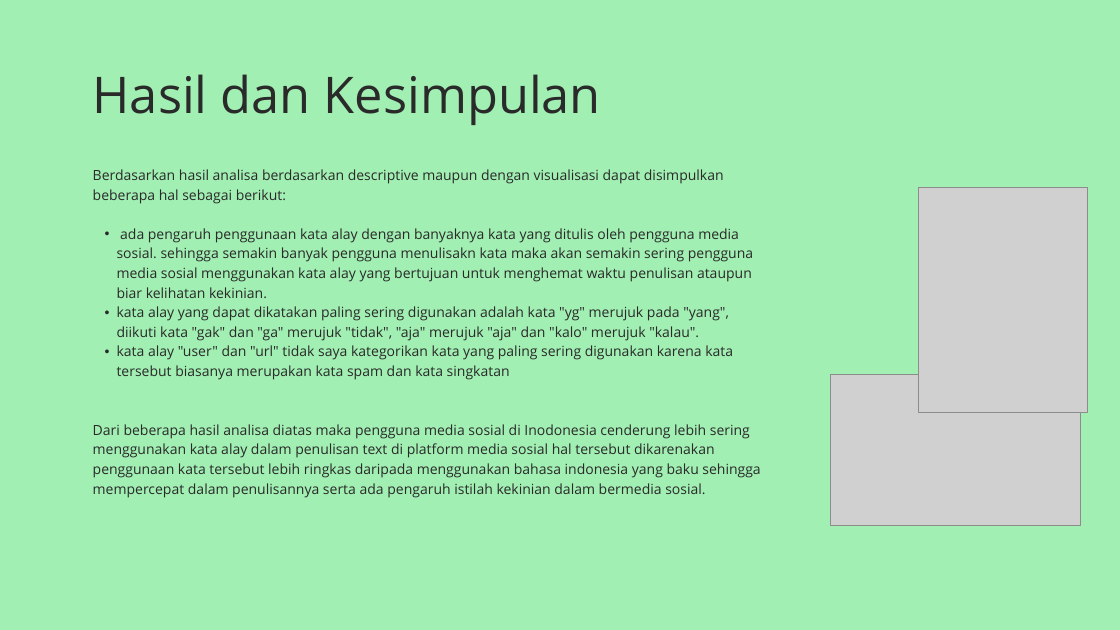
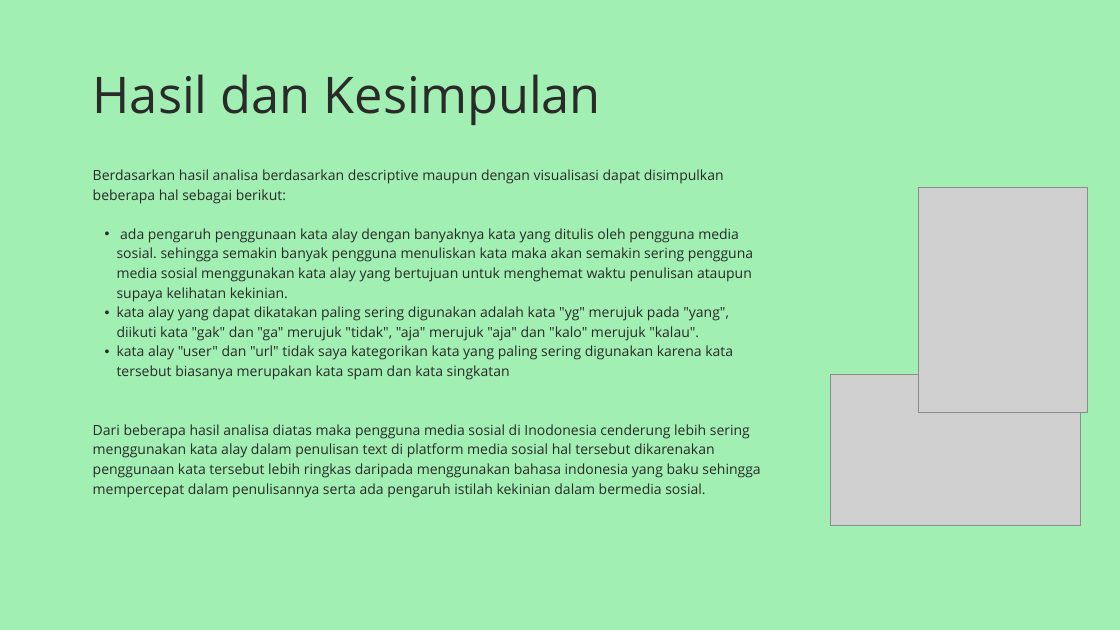
Before and after one commit to Tomiprase3270/binar-data-science-gold, a slide deck: slide 5 of analisis kata alay pada data tweet.pptx. Drawn at 1120x630 pixels with LibreOffice and Linux fonts; fonts in the diff are those of the drawing; grey boxes stand for pictures. Boxes give left, top, right and bottom in pixels: in the first picture for what was removed or moved away, otherwise in the second. Text is boxed around its words. In the diff, an @@ line names an element or a change of style, - is before the commit and + after.

Commit message:
modifikasi analisis kata alay pada data tweet.pptx

```diff
--- a/analisis kata alay pada data tweet.pptx
+++ b/analisis kata alay pada data tweet.pptx
@@ text at box(117, 228, 753, 302): text changed @@
-  • ada pengaruh penggunaan kata alay dengan banyaknya kata yang ditulis oleh pengguna media sosial. sehingga semakin banyak pengguna menulisakn kata maka akan semakin sering pengguna media sosial menggunakan kata alay yang bertujuan untuk menghemat waktu penulisan ataupun biar kelihatan kekinian.
+  • ada pengaruh penggunaan kata alay dengan banyaknya kata yang ditulis oleh pengguna media sosial. sehingga semakin banyak pengguna menuliskan kata maka akan semakin sering pengguna media sosial menggunakan kata alay yang bertujuan untuk menghemat waktu penulisan ataupun supaya kelihatan kekinian.
```
Also in this commit, not shown: 3 other slides changed.
